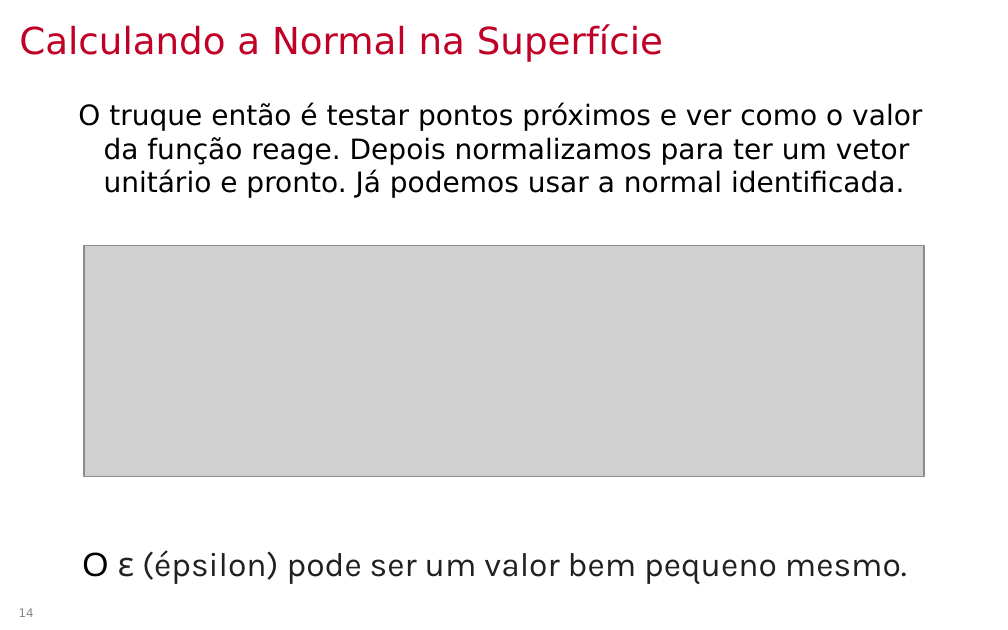
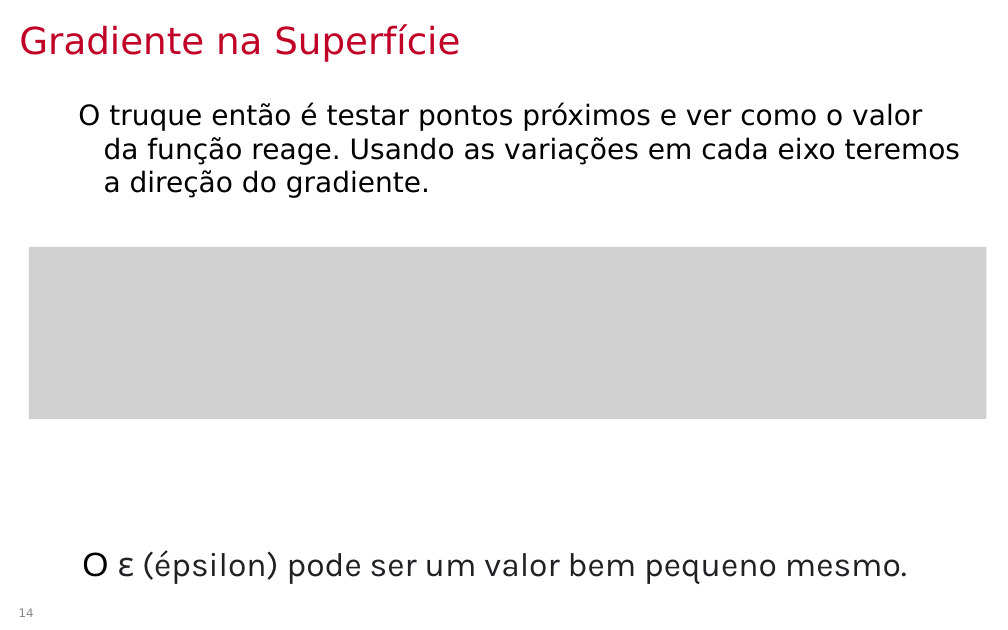
Before and after one commit to lpsoares/ComputacaoGrafica, a slide deck: slide 14 of content/aulas/23-ray_marching/aula23_ray_marching.pptx. Drawn at 1008x630 pixels with LibreOffice and Linux fonts; fonts in the diff are those of the drawing; grey boxes stand for pictures; background and template pictures are left out. Boxes give left, top, right and bottom in pixels: in the first picture for what was removed or moved away, otherwise in the second. Text is boxed around its words. In the diff, an @@ line names an element or a change of style, - is before the commit and + after.

```diff
--- a/content/aulas/23-ray_marching/aula23_ray_marching.pptx
+++ b/content/aulas/23-ray_marching/aula23_ray_marching.pptx
@@ title at (19,24,460,62): text changed @@
-Calculando a Normal na Superfície
+Gradiente na Superfície
@@ text at (78,103,960,198): text changed @@
-O truque então é testar pontos próximos e ver como o valor da função reage. Depois normalizamos para ter um vetor unitário e pronto. Já podemos usar a normal identificada.
+O truque então é testar pontos próximos e ver como o valor da função reage. Usando as variações em cada eixo teremos a direção do gradiente.
@@ picture: place and size @@
-picture at (84,246,923,477)
+picture at (29,247,987,419)
```
Also in this commit, not shown: 5 other slides changed, 2 slides added, 2 other files.
